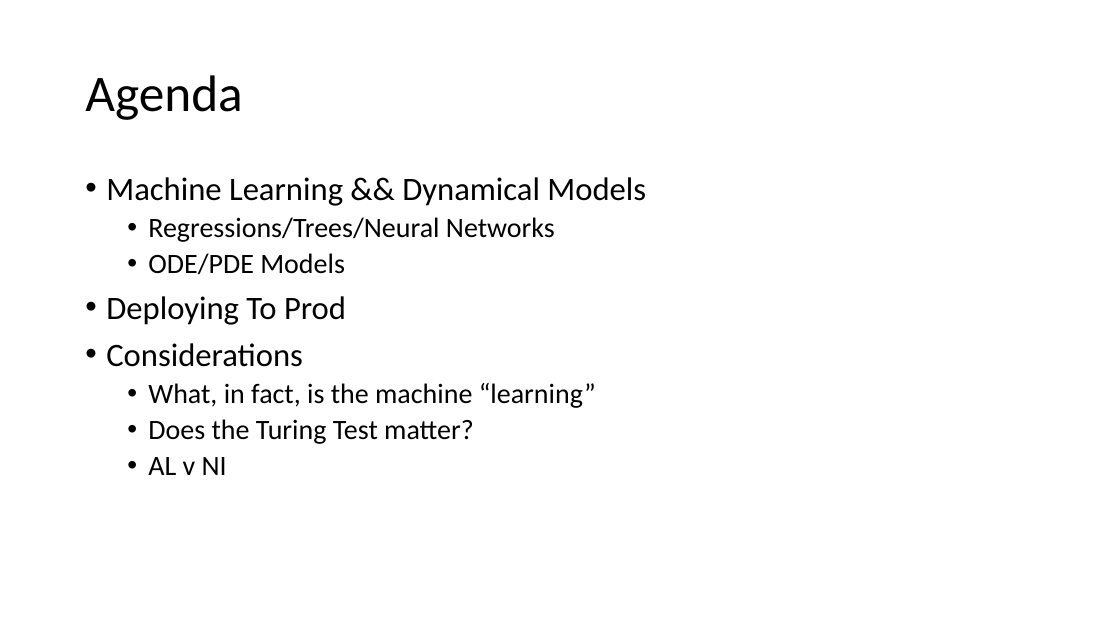
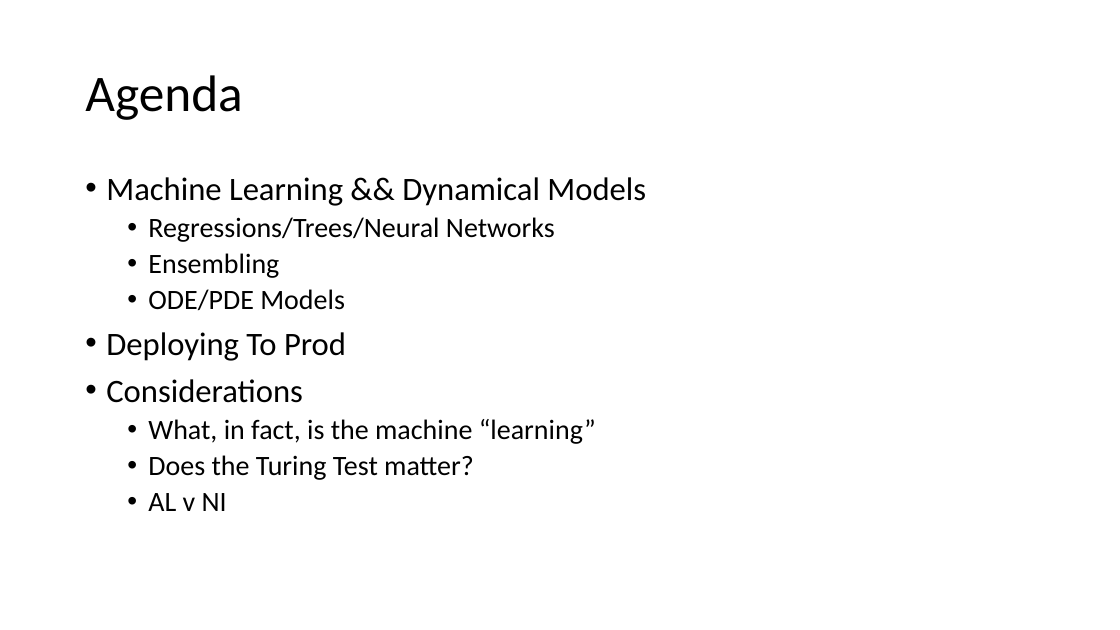
Before and after one commit to jamessdixon/swe4s, a slide deck: slide 3 of SWES_MachineLearning.pptx. Drawn at 1120x630 pixels with LibreOffice and Linux fonts; fonts in the diff are those of the drawing. Boxes give left, top, right and bottom in pixels: in the first picture for what was removed or moved away, otherwise in the second. Text is boxed around its words. In the diff, an @@ line names an element or a change of style, - is before the commit and + after.

```diff
--- a/SWES_MachineLearning.pptx
+++ b/SWES_MachineLearning.pptx
@@ text at [148, 253, 279, 278]: paragraph added @@
+  • Ensembling
```
Also in this commit, not shown: 1 slide added, 1 other file.
